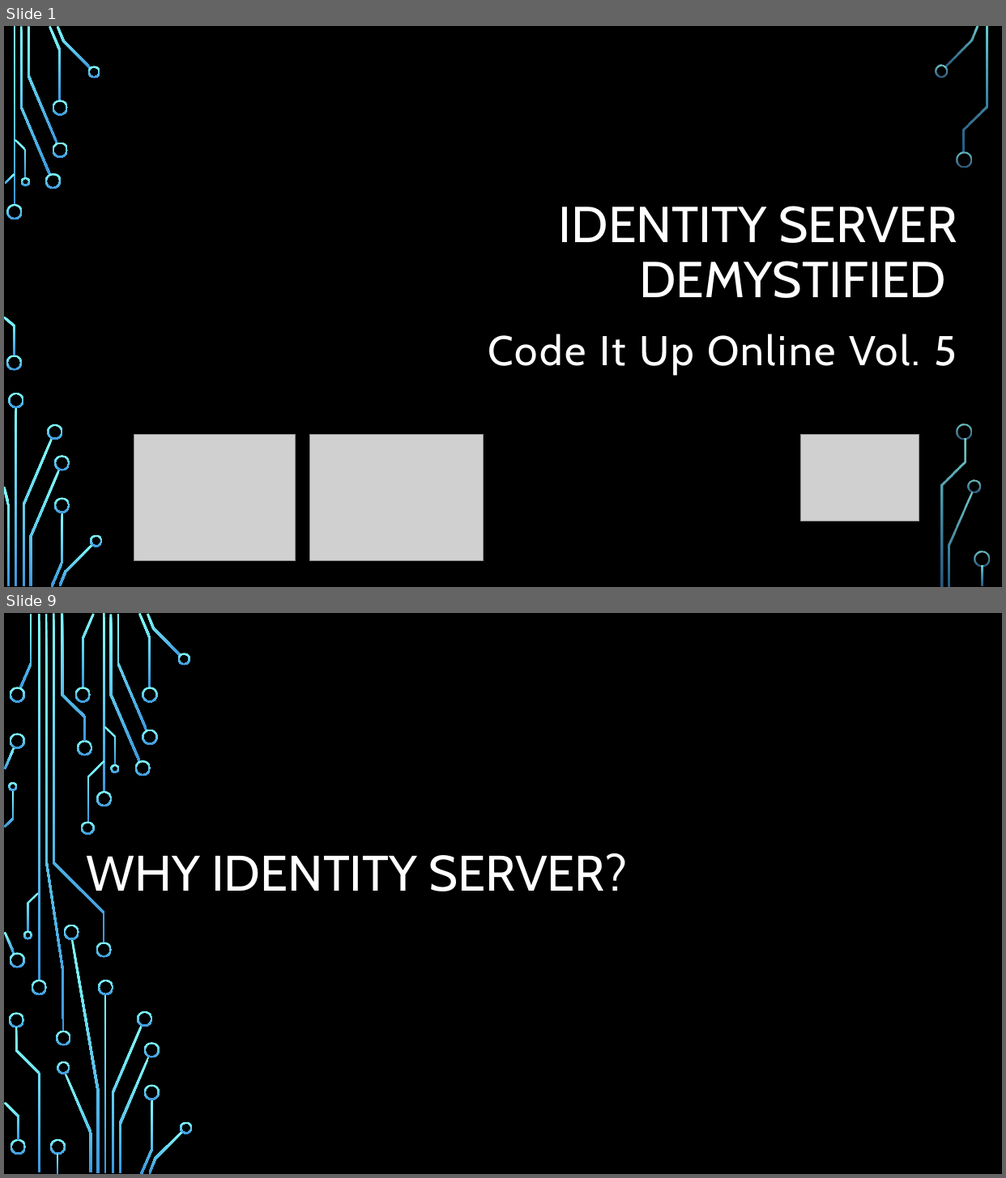
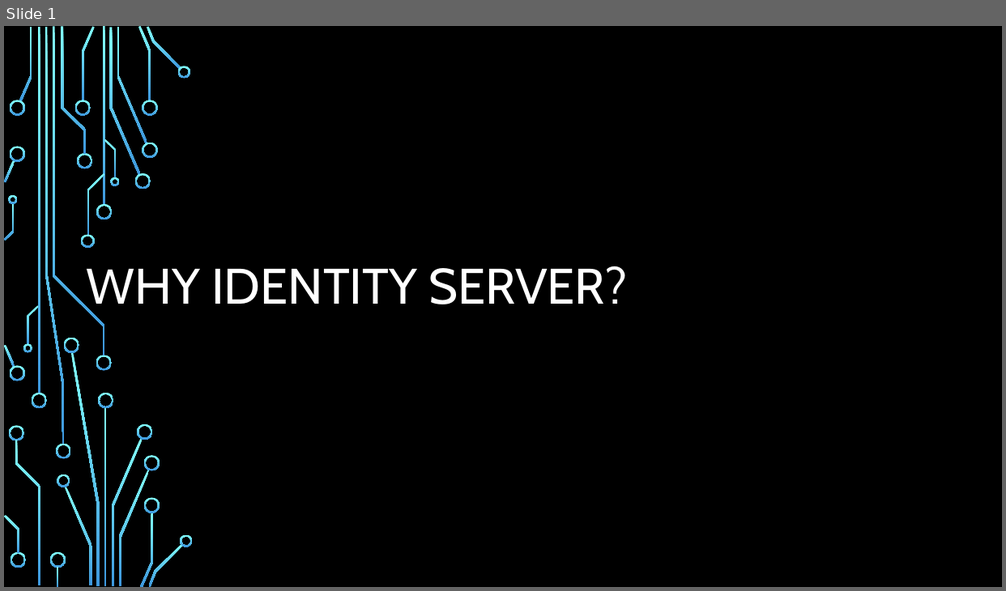
Before and after one commit to profjordanov/doctorate, a slide deck: resources/Identity-Server-Demystified.pptx. Shown one above the other, each under a label of ours: slides 1 and 9 before the commit, slide 1 after it; the slides between them are not shown. The pictures are 1006x1178 and 1006x591 pixels, drawn with LibreOffice and Linux fonts; fonts in the diff are those of the drawing; grey boxes stand for pictures; background and template pictures are left out. Boxes give left, top, right and bottom in pixels: in the first picture for what was removed or moved away, otherwise in the second. Text is boxed around its words. In the diff, an @@ line names an element or a change of style, - is before the commit and + after.

```diff
--- a/resources/Identity-Server-Demystified.pptx
+++ b/resources/Identity-Server-Demystified.pptx
@@ slide 1 removed at <box>4,26,1002,587</box>, background picture (left out) @@
@@ title removed at <box>559,206,957,298</box> @@
-IDENTITY SERVER DEMYSTIFIED
@@ subtitle removed at <box>488,334,957,374</box> @@
-Code It Up Online Vol. 5
@@ picture removed at <box>134,435,296,561</box> @@
@@ picture removed at <box>310,435,484,561</box> @@
@@ picture removed at <box>801,435,919,522</box> @@
@@ group removed at <box>4,26,990,587</box>: 33 freeform shapes, 3 rectangles @@
@@ what was slide 9 is now slide 1 @@
```
Also in this commit, not shown: 13 other slides removed, 1 other file.
